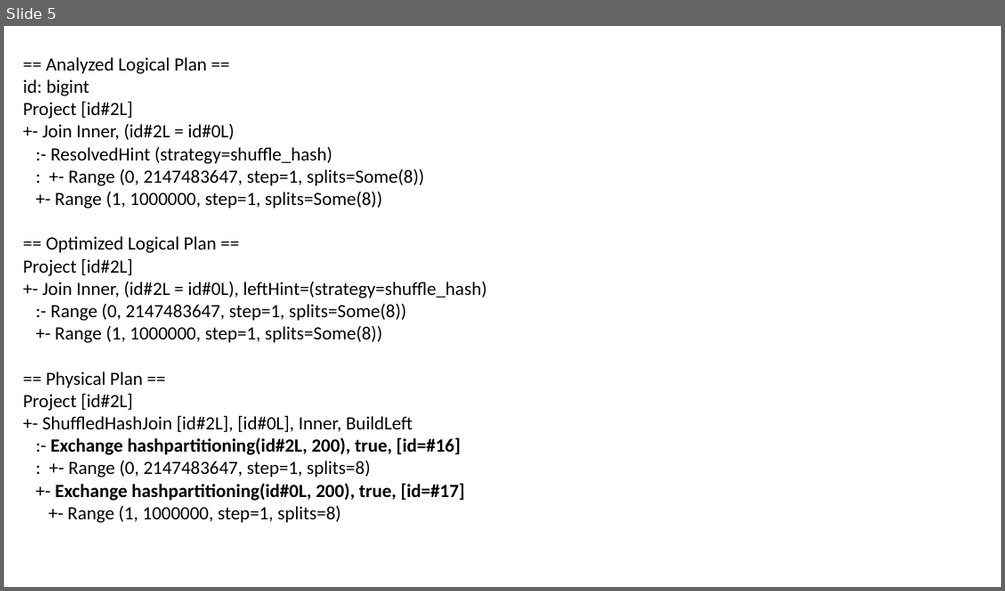
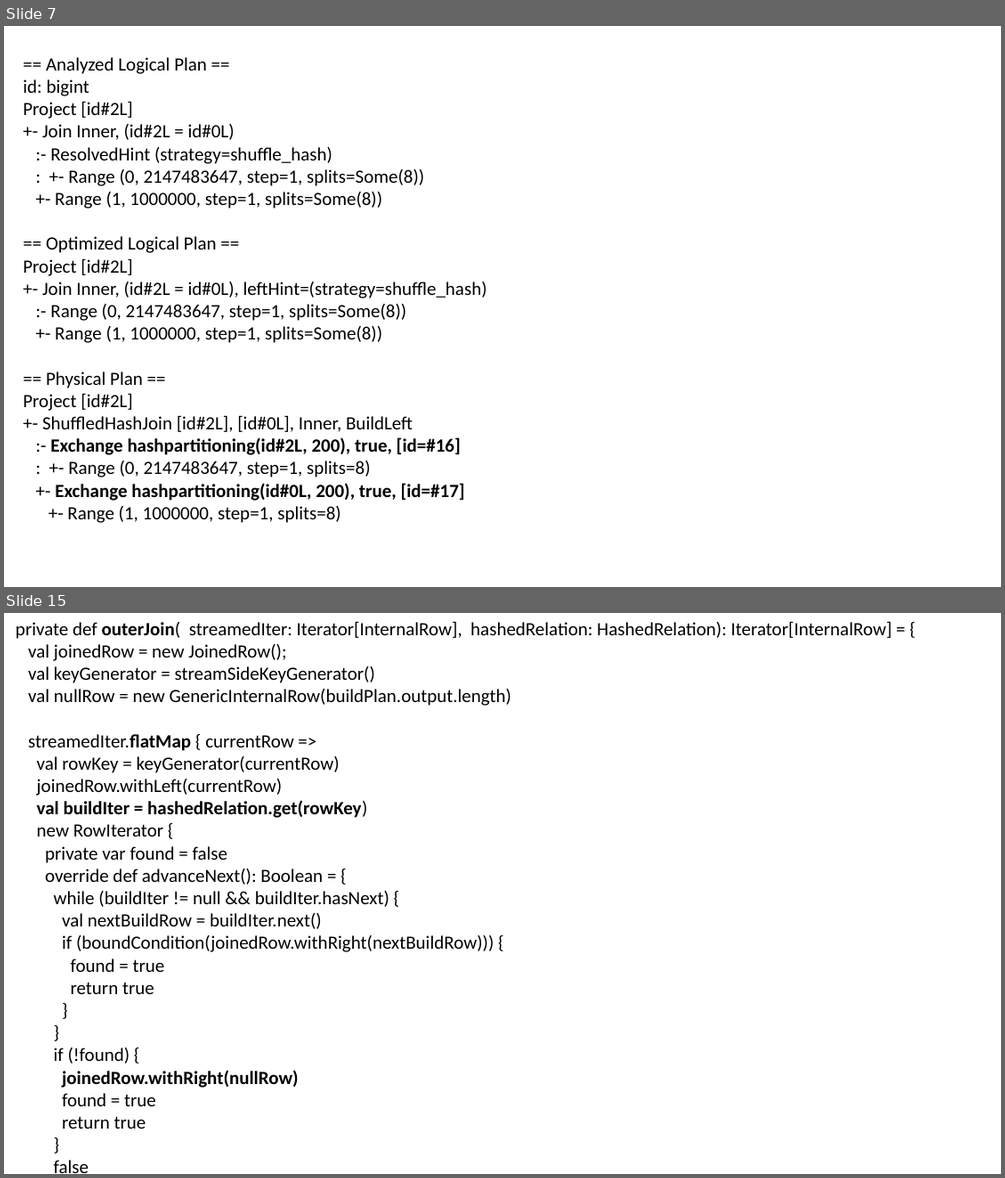
Before and after one commit to nkudinov/apache_spark_pptx, a slide deck: Spark_join4.pptx. Shown one above the other, each under a label of ours: slide 5 before the commit, slides 7 and 15 after it; the slides between them are not shown. The pictures are 1005x591 and 1005x1178 pixels, drawn with LibreOffice and Linux fonts; fonts in the diff are those of the drawing. Boxes give left, top, right and bottom in pixels: in the first picture for what was removed or moved away, otherwise in the second. Text is boxed around its words. In the diff, an @@ line names an element or a change of style, - is before the commit and + after.

Commit message:
change join4

```diff
--- a/Spark_join4.pptx
+++ b/Spark_join4.pptx
@@ slide 15 added at (4, 613, 1001, 1174), background #FFFFFF @@
@@ text added at (16, 621, 892, 1173), 18 pt, text #000000 @@
+private def outerJoin( streamedIter: Iterator[InternalRow], hashedRelation: HashedRelation): Iterator[InternalRow] = {
+val joinedRow = new JoinedRow();
+val keyGenerator = streamSideKeyGenerator()
+val nullRow = new GenericInternalRow(buildPlan.output.length)
+streamedIter.flatMap { currentRow =>
+val rowKey = keyGenerator(currentRow)
+joinedRow.withLeft(currentRow)
+val buildIter = hashedRelation.get(rowKey)
+new RowIterator {
+private var found = false
+override def advanceNext(): Boolean = {
+while (buildIter != null && buildIter.hasNext) {
+val nextBuildRow = buildIter.next()
+if (boundCondition(joinedRow.withRight(nextBuildRow))) {
+found = true
+return true
+}
+}
+if (!found) {
+joinedRow.withRight(nullRow)
+found = true
+return true
+}
+false
+}
+override def getRow: InternalRow = joinedRow
+}.toScala
+}
+}
@@ what was slide 5 is now slide 7 @@
```
Also in this commit, not shown: 3 slides changed, 11 other slides added.
